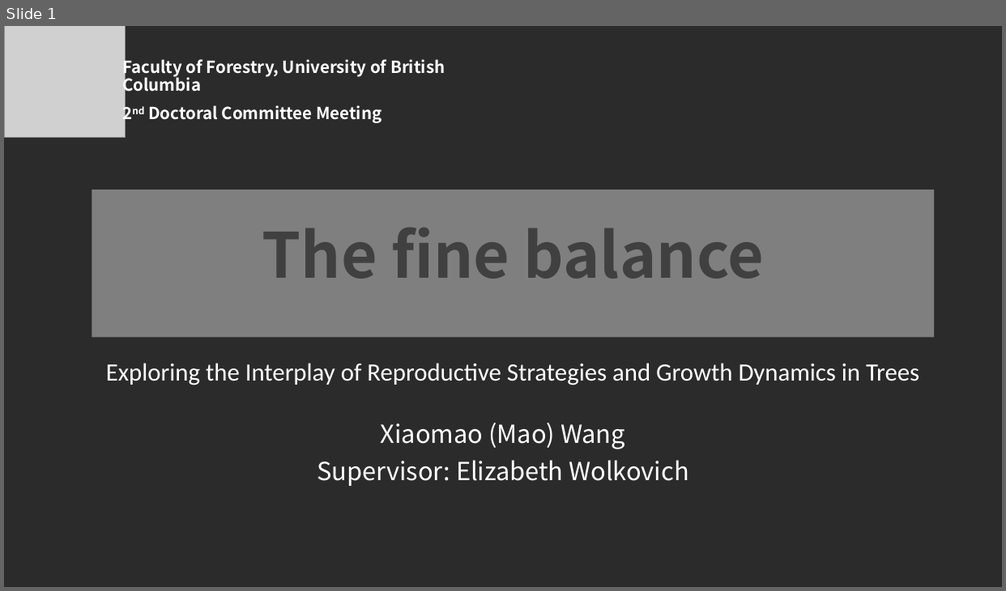
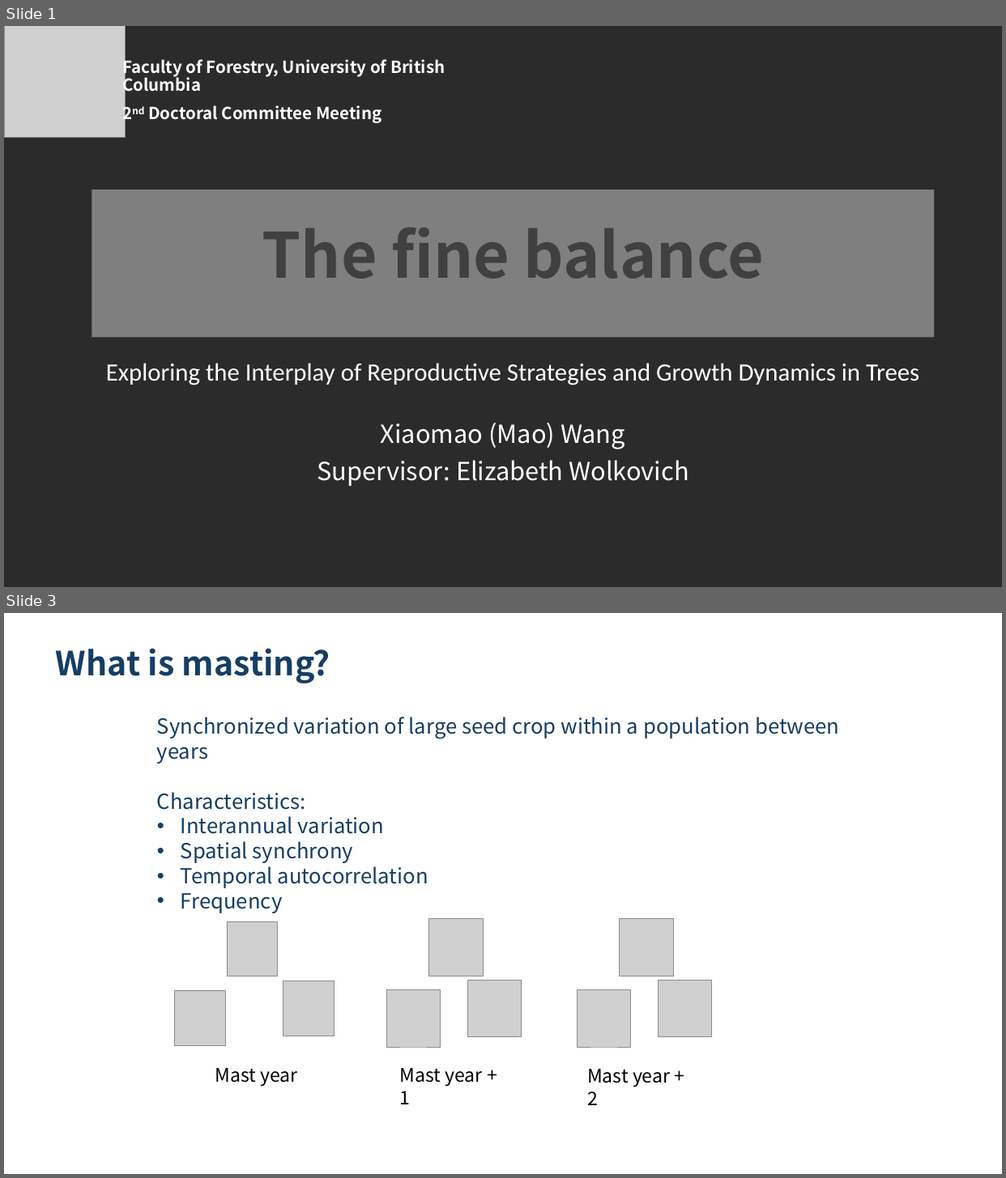
Before and after one commit to wangxm-forest/PhD, a slide deck: committee/secondCommitteeMeeting.pptx. Shown one above the other, each under a label of ours: slide 1 before the commit, slides 1 and 3 after it; the slides between them are not shown. The pictures are 1006x591 and 1006x1178 pixels, drawn with LibreOffice and Linux fonts; fonts in the diff are those of the drawing; grey boxes stand for pictures; background and template pictures are left out; a plain dark background stands for a picture behind light text. Boxes give left, top, right and bottom in pixels: in the first picture for what was removed or moved away, otherwise in the second. Text is boxed around its words. In the diff, an @@ line names an element or a change of style, - is before the commit and + after.

```diff
--- a/committee/secondCommitteeMeeting.pptx
+++ b/committee/secondCommitteeMeeting.pptx
@@ slide 3 added at [4,613,1002,1174], background picture (left out) @@
@@ rectangle added at [33,644,974,1143], fill #FFFFFF at 75% opacity @@
@@ text added at [56,648,330,683], 32 pt, text #163E64, bold @@
+What is masting?
@@ text added at [157,717,839,888], 20 pt, text #163E64 @@
+Synchronized variation of large seed crop within a population between years
+Characteristics:
+• Interannual variation
+• Spatial synchrony
+• Temporal autocorrelation
+• Frequency
@@ picture added at [227,922,278,977] @@
@@ picture added at [429,919,484,977] @@
@@ picture added at [620,919,673,977] @@
@@ picture added at [175,991,226,1046] @@
@@ picture added at [283,982,334,1036] @@
@@ picture added at [386,990,441,1047] @@
@@ picture added at [467,980,522,1037] @@
@@ picture added at [577,990,632,1047] @@
@@ picture added at [658,980,712,1037] @@
@@ text added at [215,1068,297,1087], 18 pt, text #000000 @@
+Mast year
@@ text added at [400,1068,483,1105], 18 pt, text #000000 @@
+Mast year + 1
@@ text added at [587,1069,670,1105], 18 pt, text #000000 @@
+Mast year + 2
```
Also in this commit, not shown: 1 slide changed, 19 other slides added, 1 other file.
